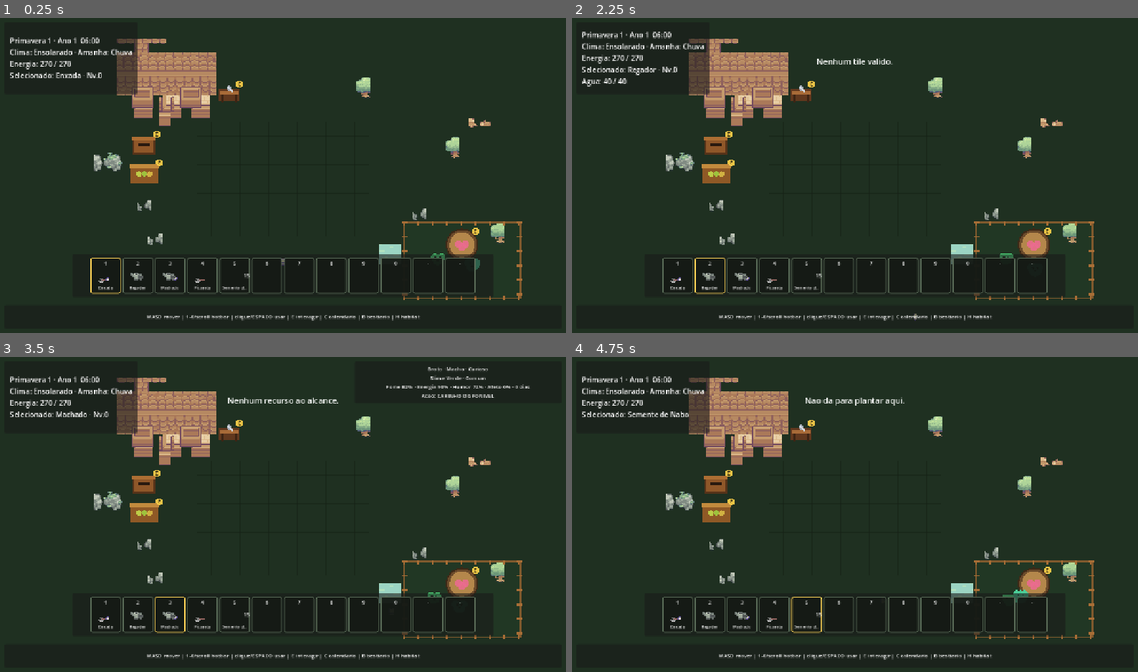
Above: before the commit, frames 1-4 (two rows, left to right).
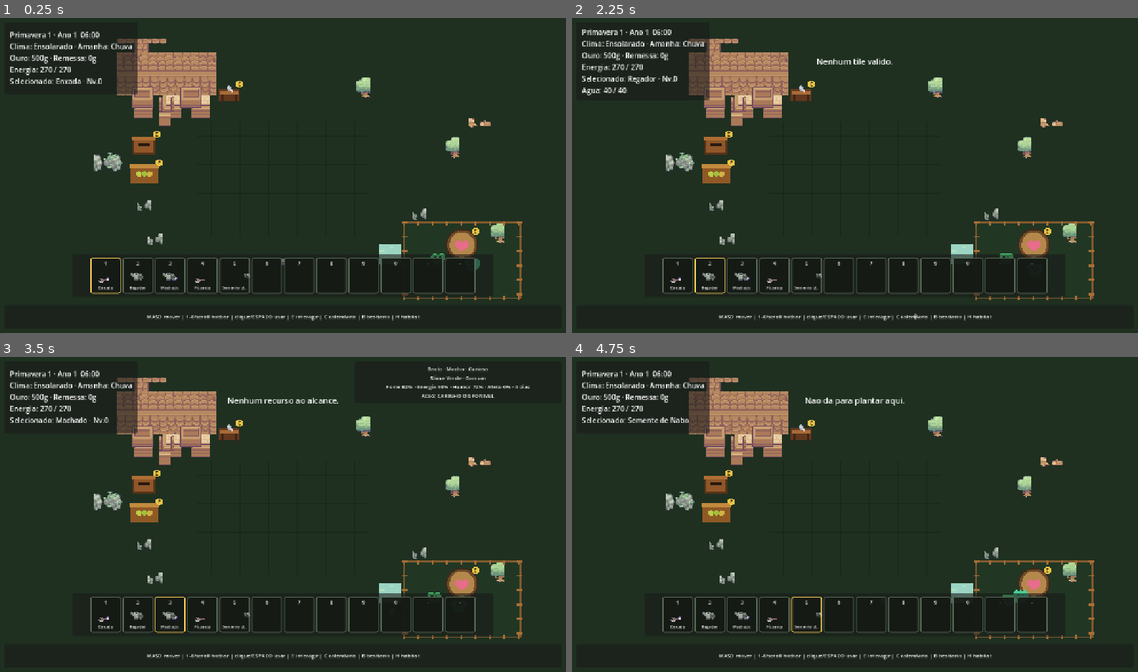
Above: after the commit, the same moments.

Repository: HelioConde/GameSlime
Game: Godot game, scene res://scenes/world/main.tscn
Same seed, same stepped clock (60 frames per second), same inputs: the game is played once before the commit and once after it.
Inputs (mouse positions are in pixels of both pictures, inside the frame that each line leads up to):
- Up to frame 1 (0.25 s): no input
- Up to frame 2 (2.25 s): tap Enter at 0.5 s; move the mouse to (979, 159) at 0.52 s; hold D 0.53-1.28 s; tap E at 0.6 s; click (979, 159) at 0.67 s; tap Space at 0.77, 1.25, 1.52 s; move the mouse to (741, 191) at 1.27 s; hold S 1.28-2.03 s; tap 1 at 1.35 s; move the mouse to (911, 106) at 2.02 s; hold D from 2.03 s (still down); tap 2 at 2.1 s
- Up to frame 3 (3.5 s): move the mouse to (254, 577) at 2.77 s; release D at 2.78 s; hold W from 2.78 s (still down); tap 3 at 2.85 s; click (254, 577) at 2.92 s; tap Space at 3.02 s
- Up to frame 4 (4.75 s): move the mouse to (1024, 561) at 3.52 s; release W at 3.53 s; hold A from 3.53 s (still down); tap 4 at 3.6 s; tap Space at 3.77, 4.52 s; move the mouse to (685, 467) at 4.27 s; tap 5 at 4.35 s

The runs differ from the first frame. In frame 1, 1.6% of the frame differs, in the area x 1-24%, y 4-21%; in frame 2, 1.5%; in frame 3, 1.6%; in frame 4, 1.6%.

Commit message:
feat: show gold and pending shipment in HUD

Diff:
--- a/scripts/ui/game_hud.gd
+++ b/scripts/ui/game_hud.gd
@@ -163,12 +163,14 @@
 					player.tools.get_water_capacity(),
 				]
 
-	status_label.text = "%s  %s\nClima: %s · Amanha: %s%s\nEnergia: %.0f / %.0f\nSelecionado: %s%s%s%s" % [
+	status_label.text = "%s  %s\nClima: %s · Amanha: %s%s\nOuro: %dg · Remessa: %dg\nEnergia: %.0f / %.0f\nSelecionado: %s%s%s%s" % [
 		GameClock.get_date_text(),
 		GameClock.get_time_text(),
 		WeatherManager.get_weather_name(),
 		WeatherManager.get_tomorrow_weather_name(),
 		event_text,
+		Economy.gold,
+		Economy.get_pending_total(),
 		player.energy.current_energy,
 		player.energy.maximum_energy,
 		player.get_selected_item_name(),
